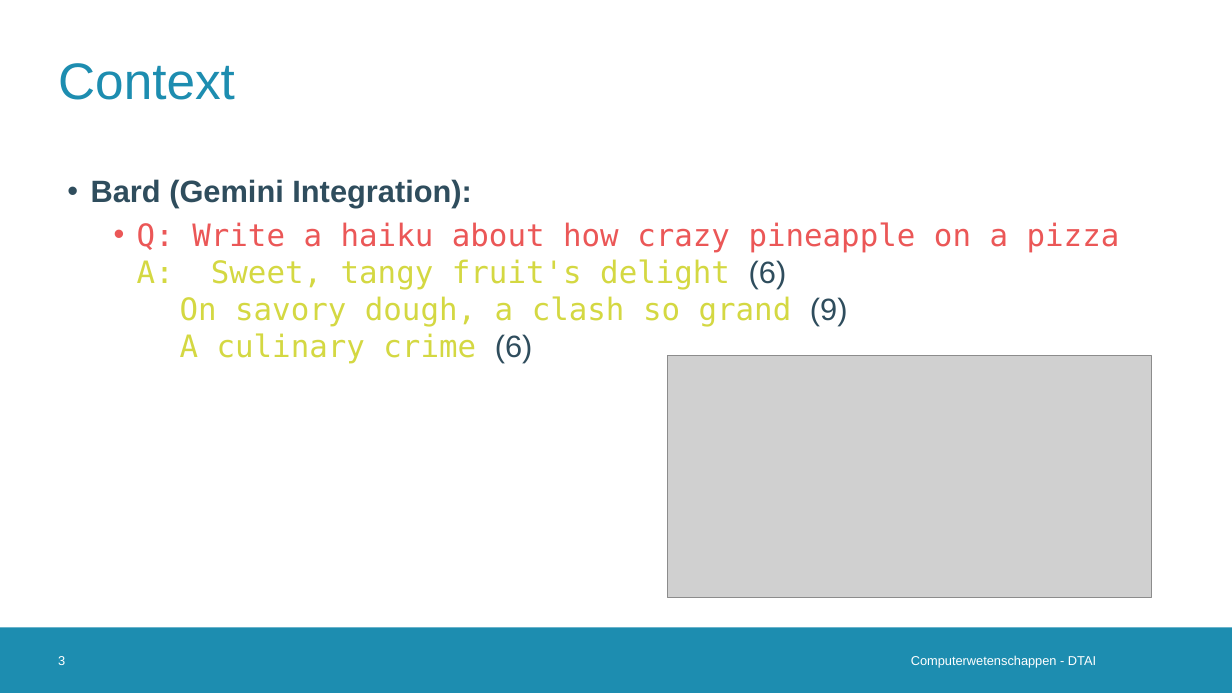
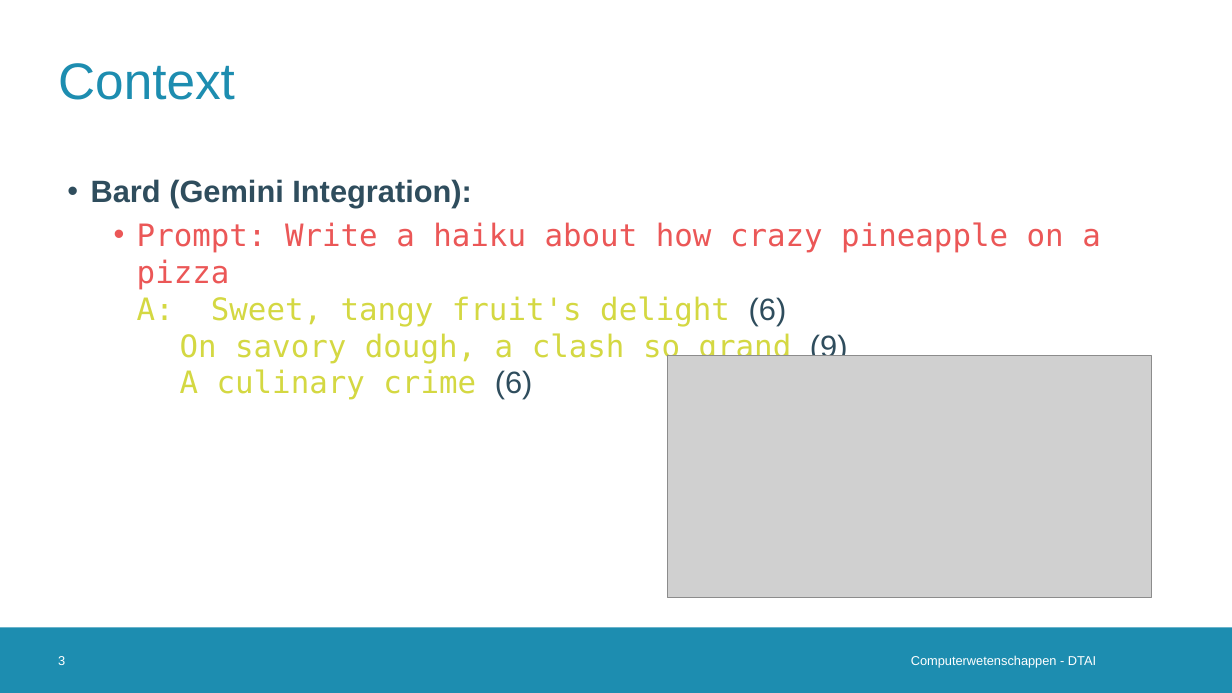
Before and after one commit to Alintermans/Thesis, a slide deck: slide 3 of Presentations/Second Intermediate Presentation/Presentation.pptx. Drawn at 1232x693 pixels with LibreOffice and Linux fonts; fonts in the diff are those of the drawing; grey boxes stand for pictures; background and template pictures are left out. Boxes give left, top, right and bottom in pixels: in the first picture for what was removed or moved away, otherwise in the second. Text is boxed around its words. In the diff, an @@ line names an element or a change of style, - is before the commit and + after.

```diff
--- a/Presentations/Second Intermediate Presentation/Presentation.pptx
+++ b/Presentations/Second Intermediate Presentation/Presentation.pptx
@@ text at (x1=137, y1=222, x2=1101, y2=400): text changed @@
-  • Q: Write a haiku about how crazy pineapple on a pizza
-    A: Sweet, tangy fruit's delight (6)
-    On savory dough, a clash so grand (9)
-    A culinary crime (6)
+  • Prompt: Write a haiku about how crazy pineapple on a pizza
+    A: Sweet, tangy fruit's delight (6)
+    On savory dough, a clash so grand (9)
+    A culinary crime (6)
```
Also in this commit, not shown: 8 other slides changed, 2 other files.
